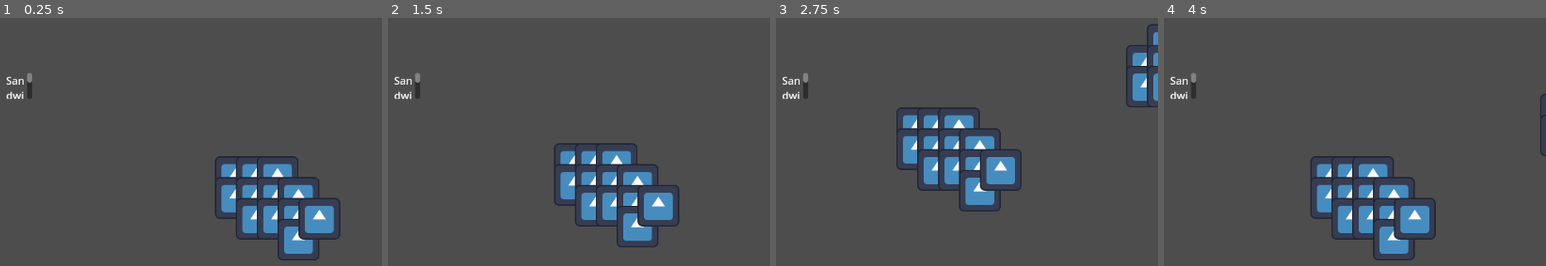
Above: before the commit, frames 1-4 (left to right).
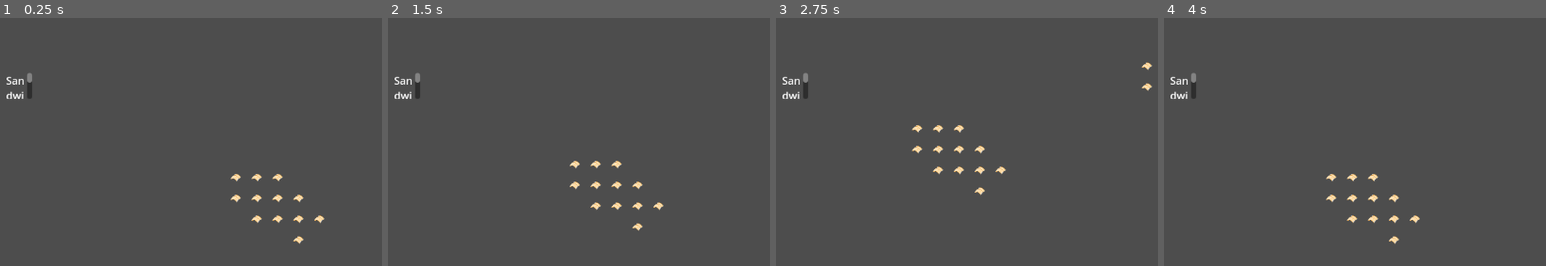
Above: after the commit, the same moments.

Repository: milomccarty99/ld-58
Game: Godot game, scene res://scenes/world.tscn
The game is run twice, just before and just after one commit, with the same random seed, the same clock (stepped at 60 frames per second) and the same inputs. The engine's default icon, where the game draws it, is replaced by a stand-in: a white triangle on a blue panel in a dark square.
Inputs:
- Up to frame 1 (0.25 s): no input
- Up to frame 2 (1.5 s): tap Enter at 0.5 s; hold D (right) 0.53-1.28 s; hold S (down) from 1.28 s (still down)
- Up to frame 3 (2.75 s): release S (down) at 2.03 s; hold D (right) from 2.03 s (still down)
- Up to frame 4 (4 s): release D (right) at 2.78 s; hold W (up) 2.78-3.53 s; hold A (left) from 3.53 s (still down)

The runs differ from the first frame. In frame 1, 6.3% of the frame differs, in the area x 56-90%, y 55-98%; in frame 2, 6.2%; in frame 3, 7.6%, in the area x 31-100%, y 2-79%; in frame 4, 6.4%.

Commit message:
outlined worldgen needs

Diff:
--- a/scenes/procgenexample.tscn
+++ b/scenes/procgenexample.tscn
@@ -1,6 +1,6 @@
 [gd_scene load_steps=2 format=3 uid="uid://cqm66cq5yhg7s"]
 
-[ext_resource type="Texture2D" uid="uid://b3nqu73opj6os" path="res://images/icon.svg" id="1_t3nu5"]
+[ext_resource type="Texture2D" uid="uid://b3jiaph2vbjw8" path="res://images/cheese.png" id="1_t3nu5"]
 
 [node name="ProcGen" type="Node2D"]
 
--- a/scenes/world.tscn
+++ b/scenes/world.tscn
@@ -1,7 +1,7 @@
 [gd_scene load_steps=3 format=3 uid="uid://xix7drsg6d8j"]
 
-[ext_resource type="Script" uid="uid://cpguuti7aq1vi" path="res://scenes/player.gd" id="1_nnsk1"]
-[ext_resource type="Script" uid="uid://bvdv5e3gexbet" path="res://scenes/environment.gd" id="1_rwgxs"]
+[ext_resource type="Script" uid="uid://cpguuti7aq1vi" path="res://scripts/player.gd" id="1_nnsk1"]
+[ext_resource type="Script" uid="uid://bvdv5e3gexbet" path="res://scripts/environment.gd" id="1_rwgxs"]
 
 [node name="World" type="Node2D"]
 
--- a/scenes/environment.gd
+++ b/scripts/environment.gd
@@ -2,6 +2,27 @@
 
 var exampleenv = preload("res://scenes/procgenexample.tscn")
 var noise = FastNoiseLite.new()
+
+# Needs t0 be in environment :
+#	shop (x/level)
+#	artifacts:
+#			- Lunchbox (may contain 1 or 2 ingredients)
+#			- Thermas - (reduce chill effect ???)
+#			- Water bottle (instant restore)
+#			- Trading cards
+#	sanwich pieces -- exactly 2 of each
+#		- bread
+#		- cheese
+#		- condiments
+#		- "meat"
+# 	flavor :
+#		Crates
+#		Barrels
+#		Conveyor belt (with variants)
+#		boiler (depending on level)
+#		coal crate
+
+
 
 func _enter_tree() -> void:
 	var noise_texture = Noise.generate_scene_unique_id()
Renamed: scenes/environment.gd.uid -> scripts/environment.gd.uid
Renamed: scenes/player.gd -> scripts/player.gd
Renamed: scenes/player.gd.uid -> scripts/player.gd.uid
